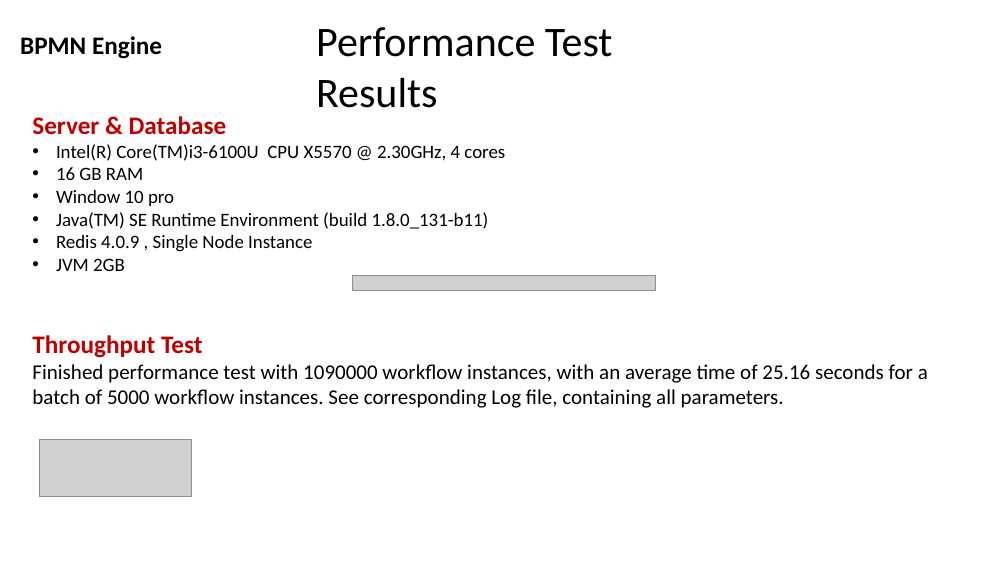
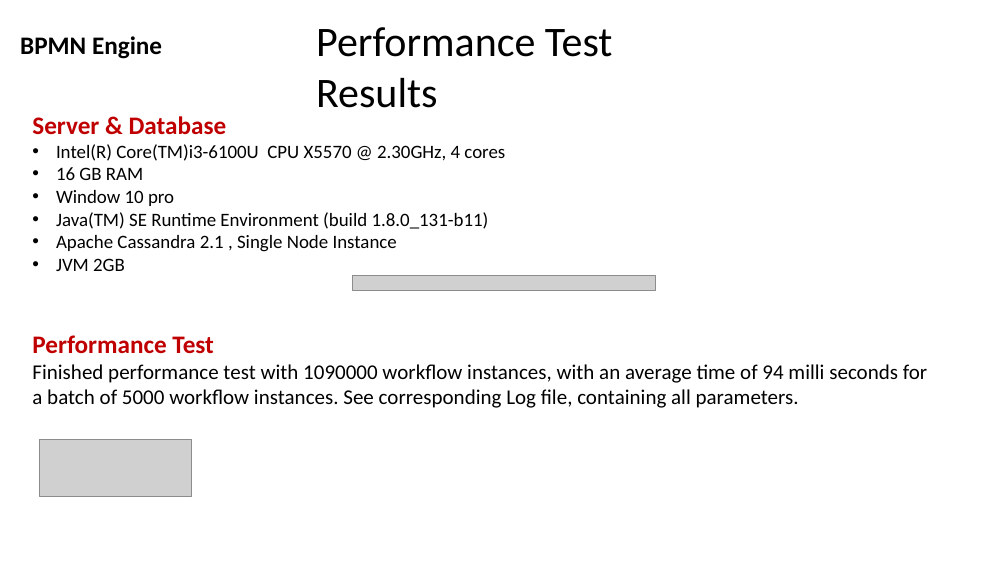
Before and after one commit to jayasimha27/BPMN-POC, a slide deck: slide 2 of Performance_Metric.pptx. Drawn at 1008x567 pixels with LibreOffice and Linux fonts; fonts in the diff are those of the drawing; grey boxes stand for pictures. Boxes give left, top, right and bottom in pixels: in the first picture for what was removed or moved away, otherwise in the second. Text is boxed around its words. In the diff, an @@ line names an element or a change of style, - is before the commit and + after.

```diff
--- a/Performance_Metric.pptx
+++ b/Performance_Metric.pptx
@@ text at [56,235,397,252]: text changed @@
-• Redis 4.0.9 , Single Node Instance
+• Apache Cassandra 2.1 , Single Node Instance
@@ text at [32,335,927,408]: text changed @@
-Throughput Test
-Finished performance test with 1090000 workflow instances, with an average time of 25.16 seconds for a batch of 5000 workflow instances. See corresponding Log file, containing all parameters.
+Performance Test
+Finished performance test with 1090000 workflow instances, with an average time of 94 milli seconds for a batch of 5000 workflow instances. See corresponding Log file, containing all parameters.
```
